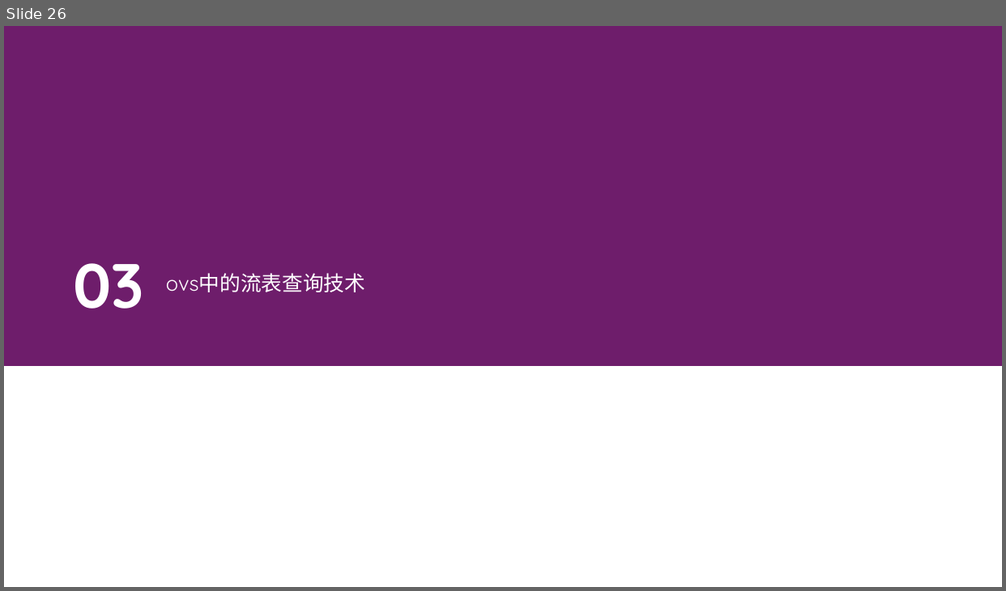
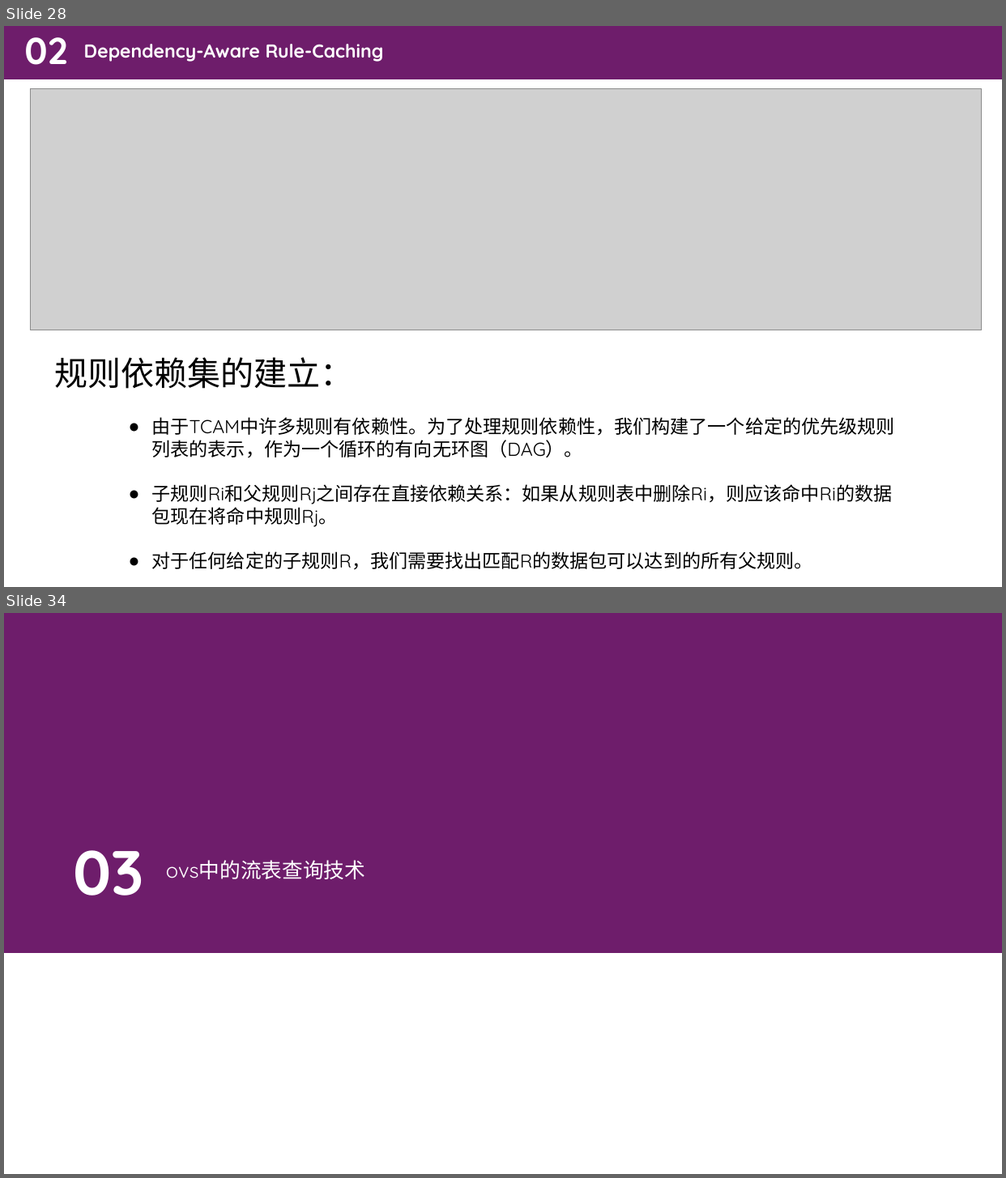
Before and after one commit to zhanghaooo/SDN-homework, a slide deck: homework11_9/SDN流表查询中的cache加速技术调查报告.pptx. Shown one above the other, each under a label of ours: slide 26 before the commit, slides 28 and 34 after it; the slides between them are not shown. The pictures are 1006x591 and 1006x1178 pixels, drawn with LibreOffice and Linux fonts; fonts in the diff are those of the drawing; grey boxes stand for pictures. Boxes give left, top, right and bottom in pixels: in the first picture for what was removed or moved away, otherwise in the second. Text is boxed around its words. In the diff, an @@ line names an element or a change of style, - is before the commit and + after.

```diff
--- a/homework11_9/SDN流表查询中的cache加速技术调查报告.pptx
+++ b/homework11_9/SDN流表查询中的cache加速技术调查报告.pptx
@@ slide 28 added at <box>4,26,1002,587</box>, background #FFFFFF @@
@@ rectangle added at <box>4,26,1002,79</box>, fill #6D1D6B @@
@@ text added at <box>24,37,67,65</box>, 36 pt, text #FFFFFF, bold @@
+02
@@ text added at <box>84,44,384,62</box>, 18 pt, text #FFFFFF, bold @@
+Dependency-Aware Rule-Caching
@@ picture added at <box>31,89,982,330</box> @@
@@ text added at <box>54,357,354,389</box>, 32 pt, text #000000 @@
+规则依赖集的建立：
@@ text added at <box>152,417,895,570</box>, 18 pt, text #000000 @@
+● 由于TCAM中许多规则有依赖性。为了处理规则依赖性，我们构建了一个给定的优先级规则列表的表示，作为一个循环的有向无环图（DAG）。
+● 子规则Ri和父规则Rj之间存在直接依赖关系：如果从规则表中删除Ri，则应该命中Ri的数据包现在将命中规则Rj。
+● 对于任何给定的子规则R，我们需要找出匹配R的数据包可以达到的所有父规则。
@@ what was slide 26 is now slide 34 @@
```
Also in this commit, not shown: 7 slides changed, 17 other slides added, 9 slides removed, 1 other file.
